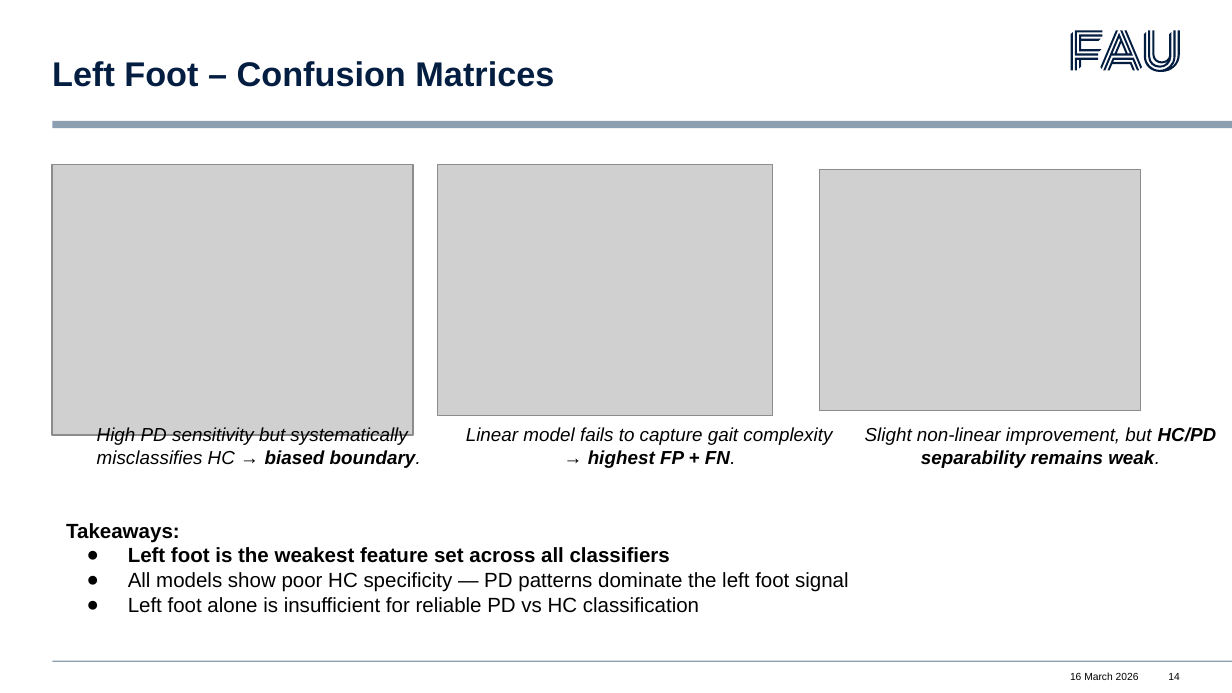
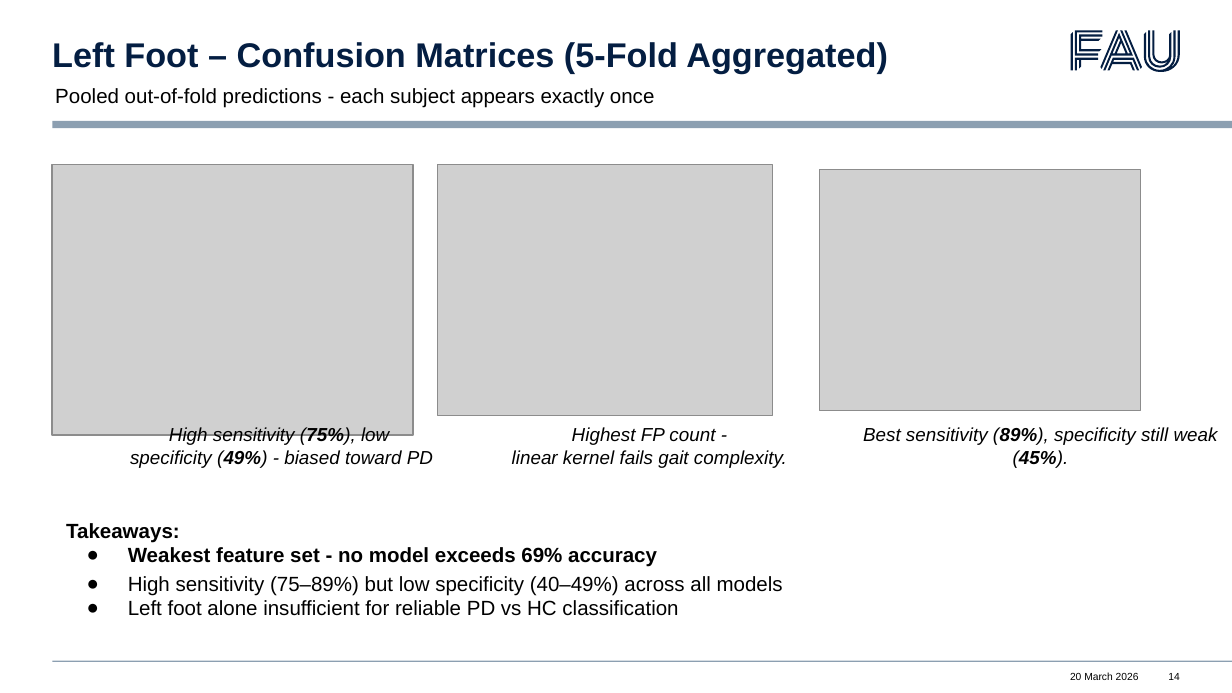
Before and after one commit to saranyab21/Project-Time-Series-SSM-Mamba, a slide deck: slide 14 of reports/ppt/Project Time Series-final.pptx. Drawn at 1232x693 pixels with LibreOffice and Linux fonts; fonts in the diff are those of the drawing; grey boxes stand for pictures; background and template pictures are left out. Boxes give left, top, right and bottom in pixels: in the first picture for what was removed or moved away, otherwise in the second. Text is boxed around its words. In the diff, an @@ line names an element or a change of style, - is before the commit and + after.

Commit message:
fix: replace full-dataset CM with aggregated out-of-fold predictions

```diff
--- a/reports/ppt/Project Time Series-final.pptx
+++ b/reports/ppt/Project Time Series-final.pptx
@@ title at (52,42,888,73): text changed @@
-Left Foot – Confusion Matrices
+Left Foot – Confusion Matrices (5-Fold Aggregated)
@@ text added at (55,88,654,108), 12 pt, text #000000 @@
+Pooled out-of-fold predictions - each subject appears exactly once
@@ text at (130,427,433,468): text changed @@
-High PD sensitivity but systematically misclassifies HC → biased boundary.
+High sensitivity (75%), low
+specificity (49%) - biased toward PD
@@ text at (512,427,787,468): text changed @@
-Linear model fails to capture gait complexity → highest FP + FN.
+Highest FP count -
+linear kernel fails gait complexity.
@@ text at (863,427,1218,468): text changed @@
-Slight non-linear improvement, but HC/PD separability remains weak.
+Best sensitivity (89%), specificity still weak (45%).
@@ text at (128,547,783,616): text changed @@
-● Left foot is the weakest feature set across all classifiers
-● All models show poor HC specificity — PD patterns dominate the left foot signal
-● Left foot alone is insufficient for reliable PD vs HC classification
+● Weakest feature set - no model exceeds 69% accuracy
+● High sensitivity (75–89%) but low specificity (40–49%) across all models
+● Left foot alone insufficient for reliable PD vs HC classification
@@ text at (1070,672,1139,680): text changed @@
-16 March 2026
+20 March 2026
```
Also in this commit, not shown: 14 other slides changed, 4 other files.
